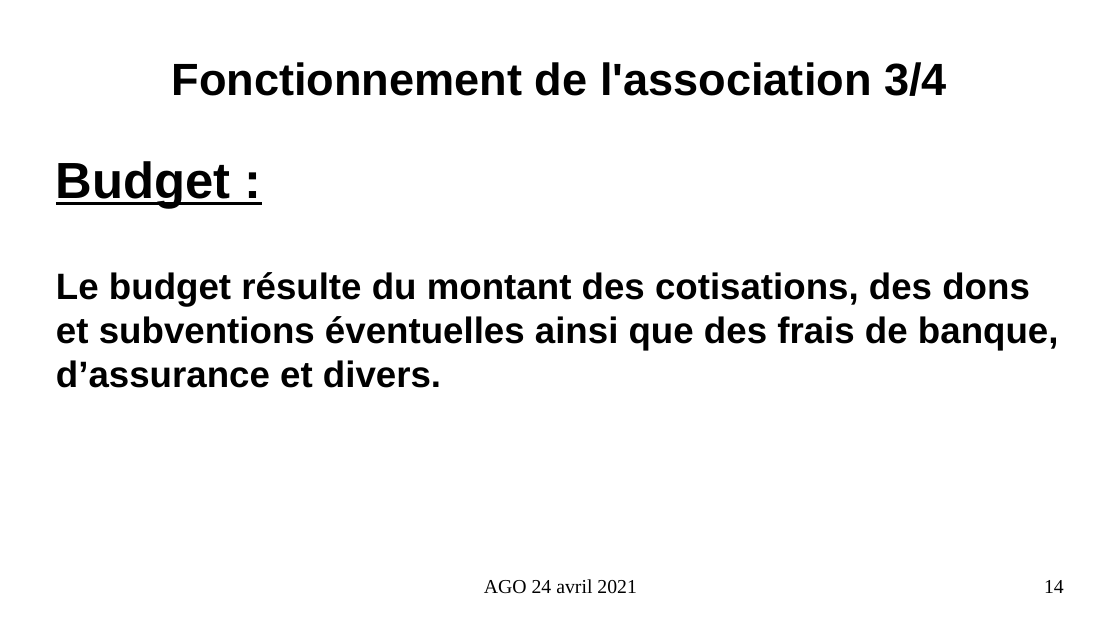
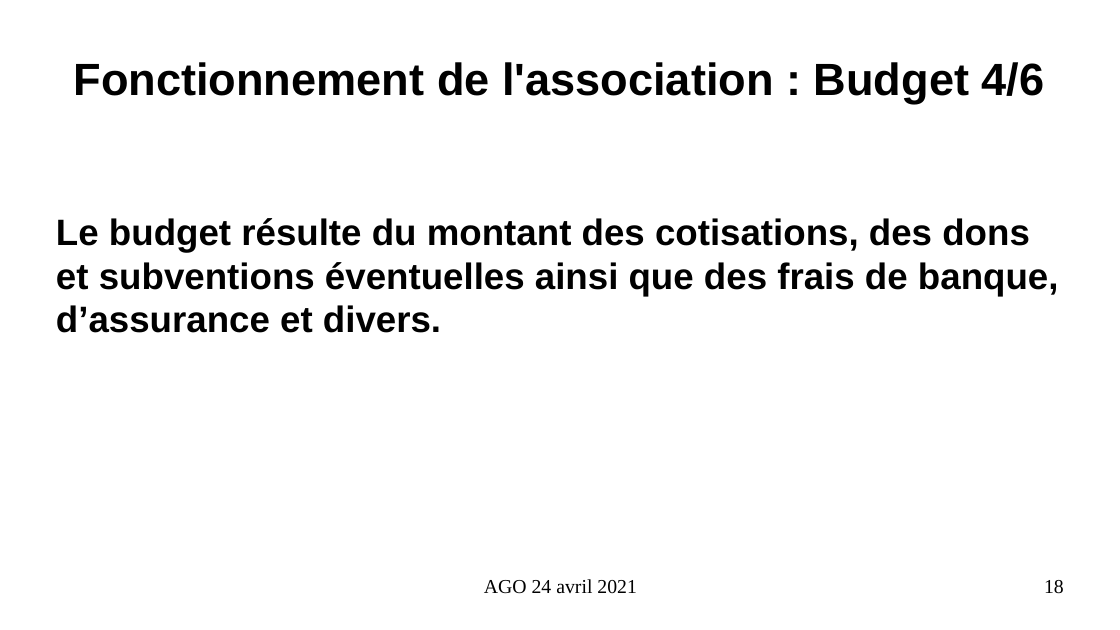
Before and after one commit to AIREL46/SCAO, a slide deck: slide 18 of association/2021/presentation-ago-24-avril-2021.odp (slide 14 before the commit). Drawn at 1120x630 pixels with LibreOffice and Linux fonts; fonts in the diff are those of the drawing. Boxes give left, top, right and bottom in pixels: in the first picture for what was removed or moved away, otherwise in the second. Text is boxed around its words. In the diff, an @@ line names an element or a change of style, - is before the commit and + after.

```diff
--- a/association/2021/presentation-ago-24-avril-2021.odp
+++ b/association/2021/presentation-ago-24-avril-2021.odp
@@ title at (x1=74, y1=62, x2=1045, y2=104): text changed @@
-Fonctionnement de l'association 3/4
+Fonctionnement de l'association : Budget 4/6
@@ text at (x1=56, y1=161, x2=231, y2=208): paragraph removed @@
-Budget :
@@ page number at (x1=1044, y1=580, x2=1064, y2=594): text changed @@
-14
+18
```
Also in this commit, not shown: 12 other slides changed, 5 slides added, 8 other files.
